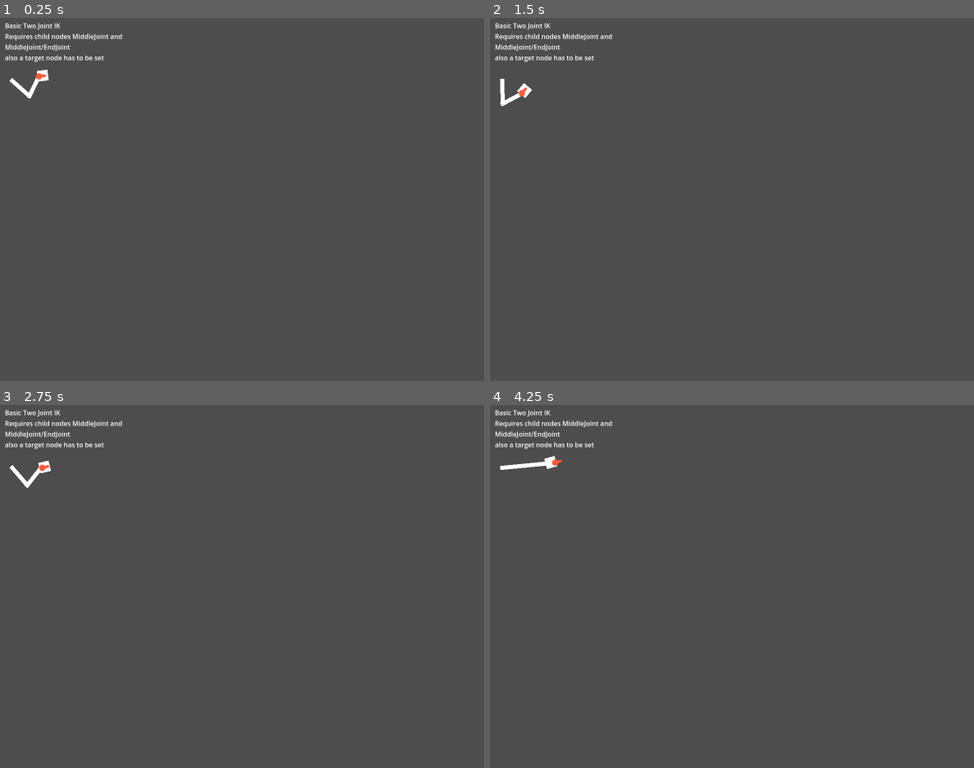
Above: before the commit, frames 1-4 (two rows, left to right).
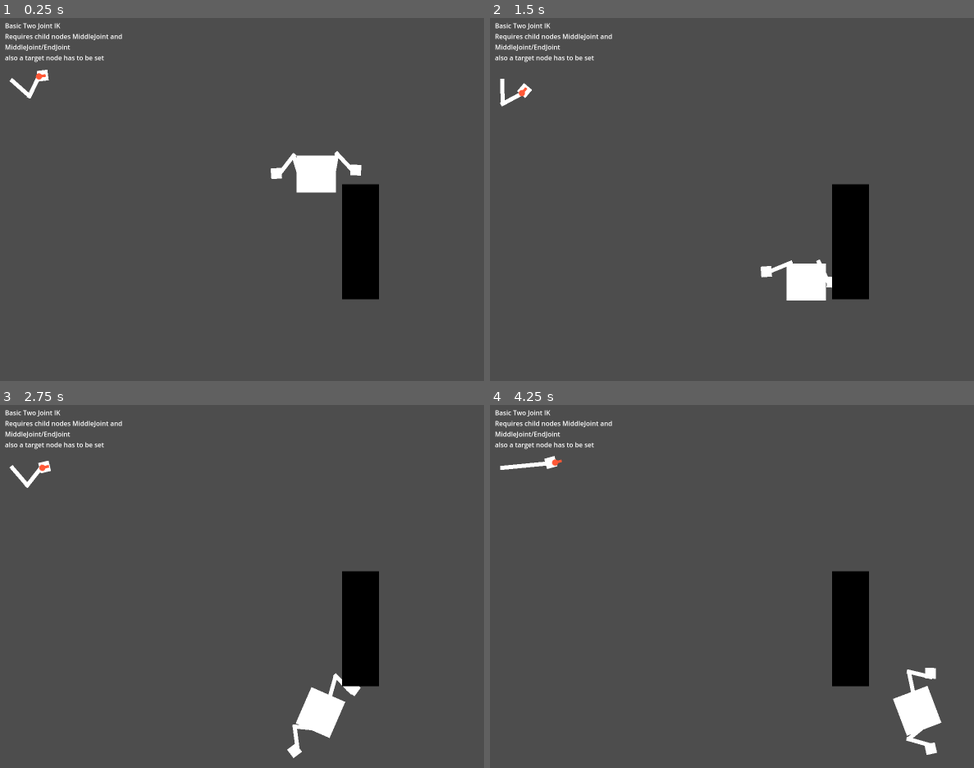
Above: after the commit, the same moments.

Repository: xiaocod/MizGodotTools
Game: Godot game, scene res://example_scenes/ik_examples.tscn
The game is run twice, just before and just after one commit, with the same random seed, the same clock (stepped at 60 frames per second) and the same inputs. The project has no main scene, so this scene is started directly.
Inputs:
- Up to frame 1 (0.25 s): no input
- Up to frame 2 (1.5 s): no input
- Up to frame 3 (2.75 s): no input
- Up to frame 4 (4.25 s): no input

The runs differ from the first frame. In frame 1, 3.6% of the frame differs, in the area x 55-79%, y 36-78%; in frame 2, 3.4%; in frame 3, 3.6%; in frame 4, 3.6%, in the area x 70-94%, y 45-97%.

Commit message:
added basic procedural animated stepping system

Diff:
--- /dev/null
+++ b/characters_utility/procedurally_animated_stepper/procedurally_animated_stepper.gd
@@ -0,0 +1,91 @@
+class_name ProcedurallyAnimatedStepper extends Sprite2D
+
+## 'Steps' the foot target marker to local position 0, 0 whenever it's outside
+## the rect of this node. Scale this node to change the step area.
+
+
+@onready var foot_target_marker = $FootTargetMarker
+var base_transform_ref : Node2D
+
+@export var other_step_manager : ProcedurallyAnimatedStepper # Optional, if set won't step when other is stepping
+@export var wall_check_raycaster : RayCast2D # Optional, if null won't check for wall collisions
+
+@export var step_time = 0.1
+@export var post_step_delay = 0.2 # time after step before other foot can step
+var cur_step_time = 0.0
+
+@export var dont_step_under_dist = 30.0 # dont step if foot is within this distance to goal position
+
+var is_stepping = false
+var foot_on_ground = true
+
+signal taking_step
+signal step_landed
+
+@onready var goal_transform : Transform2D = foot_target_marker.global_transform
+var step_start_transform : Transform2D
+
+func _ready():
+	hide()
+	base_transform_ref = Node2D.new()
+	add_child(base_transform_ref)
+	base_transform_ref.global_transform = foot_target_marker.global_transform
+	foot_target_marker.top_level = true
+	foot_target_marker.global_transform = base_transform_ref.global_transform
+
+func disable():
+	set_process(false)
+
+func _process(delta):
+	if is_stepping:
+		process_step(delta)
+	elif needs_to_step():
+		take_step()
+
+func process_step(delta):
+	cur_step_time += delta
+	if cur_step_time >= step_time:
+		if !foot_on_ground:
+			step_landed.emit()
+		foot_on_ground = true
+		foot_target_marker.global_transform = goal_transform
+		if cur_step_time >= post_step_delay + step_time:
+			is_stepping = false
+		return
+	var t = clamp(cur_step_time / step_time, 0.0, 1.0)
+	foot_target_marker.global_transform = step_start_transform.interpolate_with(goal_transform, t)
+
+func needs_to_step():
+	return !get_rect().has_point(to_local(foot_target_marker.global_position))
+
+func reset_step():
+	if !is_stepping:
+		return
+	is_stepping = false
+	foot_on_ground = true
+	cur_step_time = 0.0
+	goal_transform = foot_target_marker.global_transform
+
+func take_step():
+	if other_step_manager and other_step_manager.is_stepping:
+		return
+
+	var new_goal_transform = base_transform_ref.global_transform
+	if wall_check_raycaster:
+		wall_check_raycaster.target_position = wall_check_raycaster.to_local(new_goal_transform.origin)
+		wall_check_raycaster.enabled = true
+		wall_check_raycaster.force_raycast_update()
+		if wall_check_raycaster.is_colliding():
+			var hit_pos = wall_check_raycaster.get_collision_point()
+			var dir = wall_check_raycaster.global_position.direction_to(hit_pos)
+			new_goal_transform.origin = hit_pos - dir * 10.0 # size of foot
+
+	if new_goal_transform.origin.distance_to(step_start_transform.origin) < dont_step_under_dist:
+		return
+
+	goal_transform = new_goal_transform
+	is_stepping = true
+	foot_on_ground = false
+	cur_step_time = 0.0
+	step_start_transform = foot_target_marker.global_transform
+	taking_step.emit()
--- /dev/null
+++ b/characters_utility/procedurally_animated_stepper/procedurally_animated_stepper.tscn
@@ -0,0 +1,13 @@
+[gd_scene load_steps=3 format=3 uid="uid://dfqg6528a24pv"]
+
+[ext_resource type="Script" uid="uid://iuskyxumn8jy" path="res://characters_utility/procedurally_animated_stepper/procedurally_animated_stepper.gd" id="1_0wttw"]
+[ext_resource type="Texture2D" uid="uid://c6b5ihc5jnyoh" path="res://effects/textures/white_sq.png" id="1_h7jd5"]
+
+[node name="IkFootTargetManager" type="Sprite2D"]
+self_modulate = Color(1, 1, 1, 0.368627)
+position = Vector2(1.90735e-06, 0)
+scale = Vector2(1.625, 2.40625)
+texture = ExtResource("1_h7jd5")
+script = ExtResource("1_0wttw")
+
+[node name="FootTargetMarker" type="Node2D" parent="."]
--- a/example_scenes/ik_examples.tscn
+++ b/example_scenes/ik_examples.tscn
@@ -1,8 +1,9 @@
-[gd_scene load_steps=7 format=3 uid="uid://cuw1jhj03owkt"]
+[gd_scene load_steps=12 format=3 uid="uid://cuw1jhj03owkt"]
 
 [ext_resource type="Texture2D" uid="uid://c6b5ihc5jnyoh" path="res://effects/textures/white_sq.png" id="1_7us5p"]
 [ext_resource type="Script" uid="uid://b612sce8cxpnu" path="res://characters_utility/two_joint_ik/TwoJointIK.gd" id="1_8q7bw"]
 [ext_resource type="Texture2D" uid="uid://0jm4skwtv1vm" path="res://effects/textures/circle_16.png" id="3_5hj82"]
+[ext_resource type="PackedScene" uid="uid://dfqg6528a24pv" path="res://characters_utility/procedurally_animated_stepper/procedurally_animated_stepper.tscn" id="4_6stno"]
 
 [sub_resource type="Animation" id="Animation_8q7bw"]
 resource_name = "move"
@@ -67,6 +68,72 @@
 &"move": SubResource("Animation_8q7bw")
 }
 
+[sub_resource type="Animation" id="Animation_6stno"]
+resource_name = "move"
+length = 10.0
+loop_mode = 1
+step = 0.1
+tracks/0/type = "value"
+tracks/0/imported = false
+tracks/0/enabled = true
+tracks/0/path = NodePath(".:position")
+tracks/0/interp = 1
+tracks/0/loop_wrap = true
+tracks/0/keys = {
+"times": PackedFloat32Array(0, 2, 2.7, 4, 5, 7, 7.9),
+"transitions": PackedFloat32Array(1, 1, 1, 1, 1, 1, 1),
+"update": 0,
+"values": [Vector2(0, 0), Vector2(0, 422), Vector2(0, 422), Vector2(270, 423), Vector2(272, 402), Vector2(302, 3.99998), Vector2(125, -108)]
+}
+tracks/1/type = "value"
+tracks/1/imported = false
+tracks/1/enabled = true
+tracks/1/path = NodePath(".:rotation")
+tracks/1/interp = 1
+tracks/1/loop_wrap = true
+tracks/1/keys = {
+"times": PackedFloat32Array(0, 2, 3, 4, 5, 7, 7.9, 10),
+"transitions": PackedFloat32Array(1, 1, 1, 1, 1, 1, 1, 1),
+"update": 0,
+"values": [0.0, 0.0, -1.54642, -1.54642, -3.09255, -3.49172, -4.65568, -6.28319]
+}
+
+[sub_resource type="Animation" id="Animation_6fpcb"]
+length = 0.001
+tracks/0/type = "value"
+tracks/0/imported = false
+tracks/0/enabled = true
+tracks/0/path = NodePath(".:position")
+tracks/0/interp = 1
+tracks/0/loop_wrap = true
+tracks/0/keys = {
+"times": PackedFloat32Array(0),
+"transitions": PackedFloat32Array(1),
+"update": 0,
+"values": [Vector2(0, 0)]
+}
+tracks/1/type = "value"
+tracks/1/imported = false
+tracks/1/enabled = true
+tracks/1/path = NodePath(".:rotation")
+tracks/1/interp = 1
+tracks/1/loop_wrap = true
+tracks/1/keys = {
+"times": PackedFloat32Array(0),
+"transitions": PackedFloat32Array(1),
+"update": 0,
+"values": [0.0]
+}
+
+[sub_resource type="AnimationLibrary" id="AnimationLibrary_6fpcb"]
+_data = {
+&"RESET": SubResource("Animation_6fpcb"),
+&"move": SubResource("Animation_6stno")
+}
+
+[sub_resource type="RectangleShape2D" id="RectangleShape2D_6stno"]
+size = Vector2(64, 64)
+
 [node name="IKExamples" type="Node2D"]
 
 [node name="BaseIKExample" type="Node2D" parent="."]
@@ -94,7 +161,7 @@
 
 [node name="EndJoint" type="Node2D" parent="BaseIKExample/TwoJointIK/MiddleJoint"]
 position = Vector2(54, 0)
-rotation = 0.658391
+rotation = 0.658392
 
 [node name="Sprite2D" type="Sprite2D" parent="BaseIKExample/TwoJointIK/MiddleJoint/EndJoint"]
 position = Vector2(9, 0)
@@ -130,3 +197,114 @@
 Requires child nodes MiddleJoint and
 MiddleJoint/EndJoint
 also a target node has to be set"
+
+[node name="ProcAnimStepperExample" type="Node2D" parent="."]
+position = Vector2(973, 461)
+
+[node name="Creature" type="Node2D" parent="ProcAnimStepperExample"]
+
+[node name="IkFootTargetManagerRight" parent="ProcAnimStepperExample/Creature" node_paths=PackedStringArray("other_step_manager", "wall_check_raycaster") instance=ExtResource("4_6stno")]
+position = Vector2(87.5147, 39.5561)
+rotation = 0.0343633
+scale = Vector2(1.13341, 1.58905)
+other_step_manager = NodePath("../IkFootTargetManagerLeft")
+wall_check_raycaster = NodePath("../WallRayCast2D")
+post_step_delay = 0.1
+
+[node name="IkFootTargetManagerLeft" parent="ProcAnimStepperExample/Creature" node_paths=PackedStringArray("other_step_manager", "wall_check_raycaster") instance=ExtResource("4_6stno")]
+position = Vector2(-88.395, 47.3133)
+rotation = -0.0778897
+scale = Vector2(1.0892, 1.46493)
+other_step_manager = NodePath("../IkFootTargetManagerRight")
+wall_check_raycaster = NodePath("../WallRayCast2D")
+post_step_delay = 0.1
+
+[node name="FootTargetMarker" parent="ProcAnimStepperExample/Creature/IkFootTargetManagerLeft" index="0"]
+rotation = 3.14159
+
+[node name="WallRayCast2D" type="RayCast2D" parent="ProcAnimStepperExample/Creature"]
+
+[node name="Body" type="Sprite2D" parent="ProcAnimStepperExample/Creature"]
+scale = Vector2(1.5, 1.40625)
+texture = ExtResource("1_7us5p")
+
+[node name="LegLeft" type="Node2D" parent="ProcAnimStepperExample/Creature" node_paths=PackedStringArray("target_node")]
+position = Vector2(-39, 9)
+rotation = -2.86104
+script = ExtResource("1_8q7bw")
+target_node = NodePath("../IkFootTargetManagerLeft/FootTargetMarker")
+update_ik_in_editor = true
+
+[node name="Sprite2D" type="Sprite2D" parent="ProcAnimStepperExample/Creature/LegLeft"]
+position = Vector2(27, 1.78814e-07)
+scale = Vector2(1, 0.15625)
+texture = ExtResource("1_7us5p")
+
+[node name="MiddleJoint" type="Node2D" parent="ProcAnimStepperExample/Creature/LegLeft"]
+position = Vector2(56, 0)
+rotation = -1.93321
+
+[node name="Sprite2D" type="Sprite2D" parent="ProcAnimStepperExample/Creature/LegLeft/MiddleJoint"]
+position = Vector2(27, 1.78814e-07)
+scale = Vector2(1, 0.15625)
+texture = ExtResource("1_7us5p")
+
+[node name="EndJoint" type="Node2D" parent="ProcAnimStepperExample/Creature/LegLeft/MiddleJoint"]
+position = Vector2(54, 0)
+rotation = 1.57476
+
+[node name="Sprite2D" type="Sprite2D" parent="ProcAnimStepperExample/Creature/LegLeft/MiddleJoint/EndJoint"]
+position = Vector2(9, 0)
+scale = Vector2(0.40625, 0.40625)
+texture = ExtResource("1_7us5p")
+
+[node name="LegRight" type="Node2D" parent="ProcAnimStepperExample/Creature" node_paths=PackedStringArray("target_node")]
+position = Vector2(41, 6)
+rotation = -0.367847
+script = ExtResource("1_8q7bw")
+target_node = NodePath("../IkFootTargetManagerRight/FootTargetMarker")
+middle_joint_flipped = false
+update_ik_in_editor = true
+
+[node name="Sprite2D" type="Sprite2D" parent="ProcAnimStepperExample/Creature/LegRight"]
+position = Vector2(27, 1.78814e-07)
+scale = Vector2(1, 0.15625)
+texture = ExtResource("1_7us5p")
+
+[node name="MiddleJoint" type="Node2D" parent="ProcAnimStepperExample/Creature/LegRight"]
+position = Vector2(56, 0)
+rotation = 2.04513
+
+[node name="Sprite2D" type="Sprite2D" parent="ProcAnimStepperExample/Creature/LegRight/MiddleJoint"]
+position = Vector2(27, 1.78814e-07)
+scale = Vector2(1, 0.15625)
+texture = ExtResource("1_7us5p")
+
+[node name="EndJoint" type="Node2D" parent="ProcAnimStepperExample/Creature/LegRight/MiddleJoint"]
+position = Vector2(54, 0)
+rotation = -1.64291
+
+[node name="Sprite2D" type="Sprite2D" parent="ProcAnimStepperExample/Creature/LegRight/MiddleJoint/EndJoint"]
+position = Vector2(9, 0)
+scale = Vector2(0.40625, 0.40625)
+texture = ExtResource("1_7us5p")
+
+[node name="AnimationPlayer" type="AnimationPlayer" parent="ProcAnimStepperExample/Creature"]
+libraries = {
+&"": SubResource("AnimationLibrary_6fpcb")
+}
+autoplay = "move"
+
+[node name="StaticBody2D" type="StaticBody2D" parent="ProcAnimStepperExample"]
+modulate = Color(0, 0, 0, 1)
+position = Vector2(108, 218)
+scale = Vector2(1.4074, 4.38643)
+
+[node name="CollisionShape2D" type="CollisionShape2D" parent="ProcAnimStepperExample/StaticBody2D"]
+shape = SubResource("RectangleShape2D_6stno")
+
+[node name="Sprite2D" type="Sprite2D" parent="ProcAnimStepperExample/StaticBody2D"]
+texture = ExtResource("1_7us5p")
+
+[editable path="ProcAnimStepperExample/Creature/IkFootTargetManagerRight"]
+[editable path="ProcAnimStepperExample/Creature/IkFootTargetManagerLeft"]
Not shown, added: characters_utility/procedurally_animated_stepper/procedurally_animated_stepper.gd.uid
